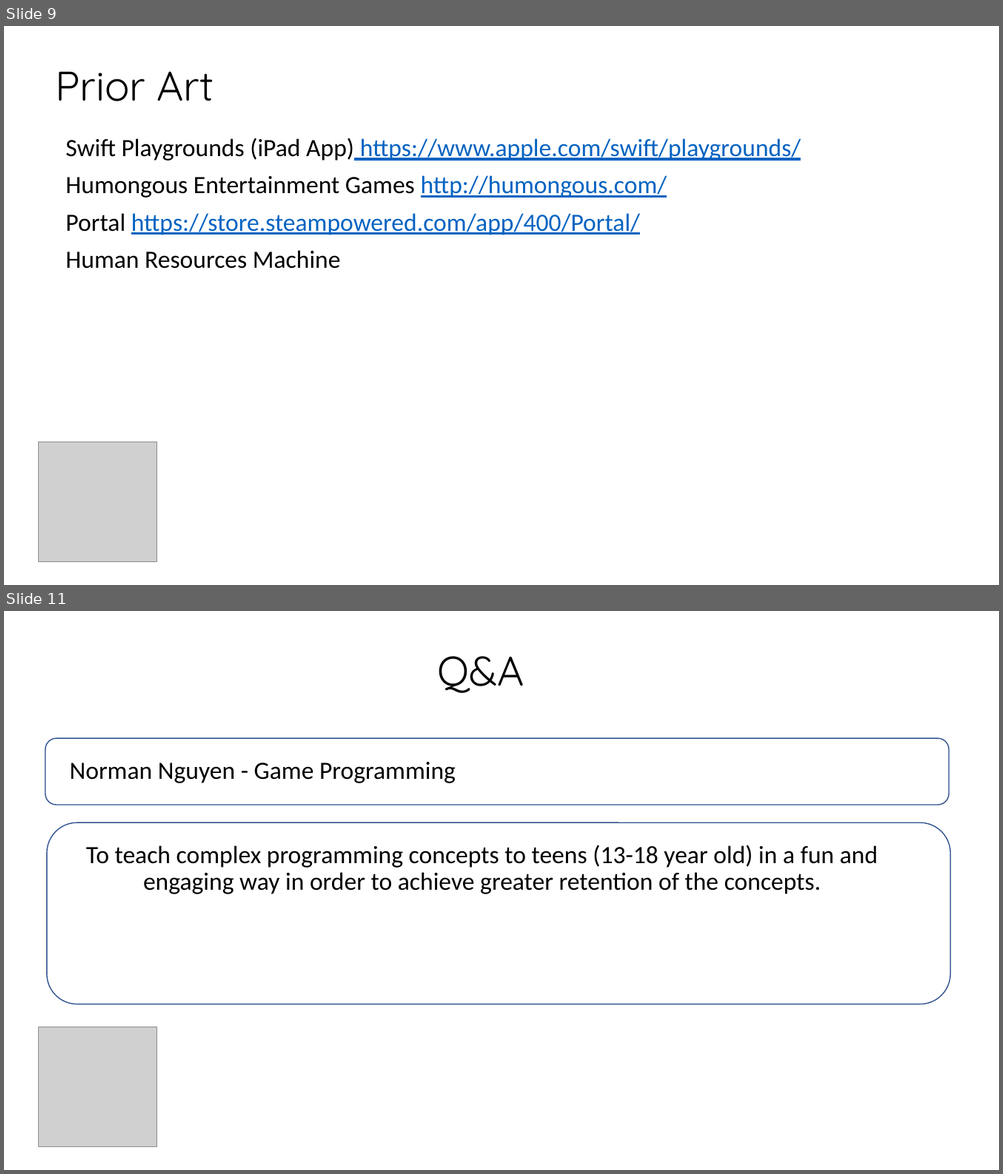
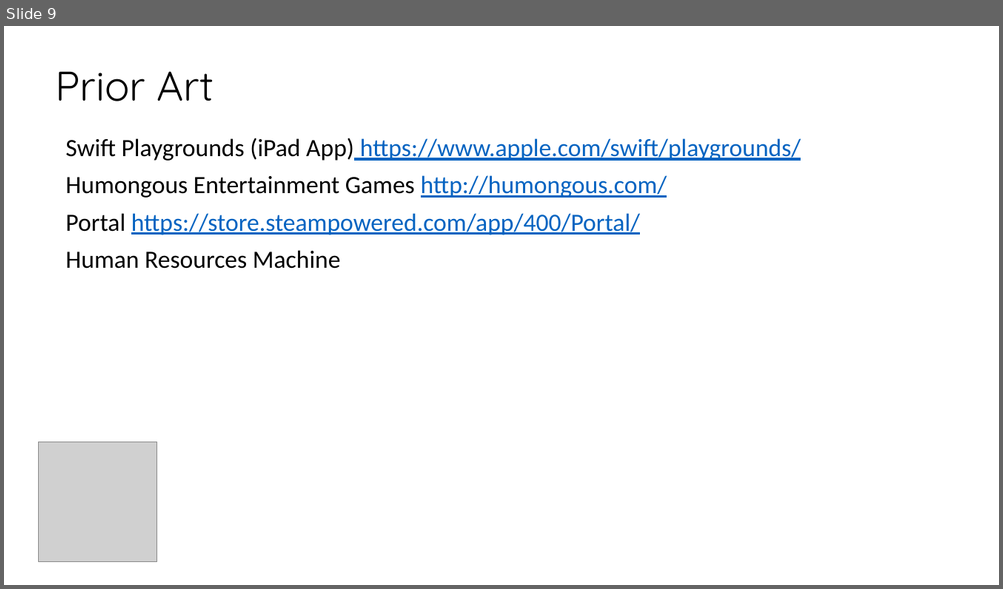
Before and after one commit to normannguyen/Matchablks, a slide deck: SIP_Round1_SIP_Norman-2.pptx. Shown one above the other, each under a label of ours: slides 9 and 11 before the commit, slide 9 after it; the slides between them are not shown. The pictures are 1003x1174 and 1003x589 pixels, drawn with LibreOffice and Linux fonts; fonts in the diff are those of the drawing; grey boxes stand for pictures; background and template pictures are left out. Boxes give left, top, right and bottom in pixels: in the first picture for what was removed or moved away, otherwise in the second. Text is boxed around its words. In the diff, an @@ line names an element or a change of style, - is before the commit and + after.

```diff
--- a/SIP_Round1_SIP_Norman-2.pptx
+++ b/SIP_Round1_SIP_Norman-2.pptx
@@ slide 11 removed at (4,611,999,1170), background picture (left out) @@
@@ text removed at (437,656,524,693) @@
-Q&A
@@ rounded rectangle removed at (45,738,948,805) @@
@@ text removed at (70,762,455,783) @@
-Norman Nguyen - Game Programming
@@ rounded rectangle removed at (46,823,950,1004) @@
@@ text removed at (86,845,877,894) @@
-To teach complex programming concepts to teens (13-18 year old) in a fun and engaging way in order to achieve greater retention of the concepts.
@@ picture removed at (39,1028,157,1147) @@
```
Also in this commit, not shown: 3 slides changed, 13 other files.
